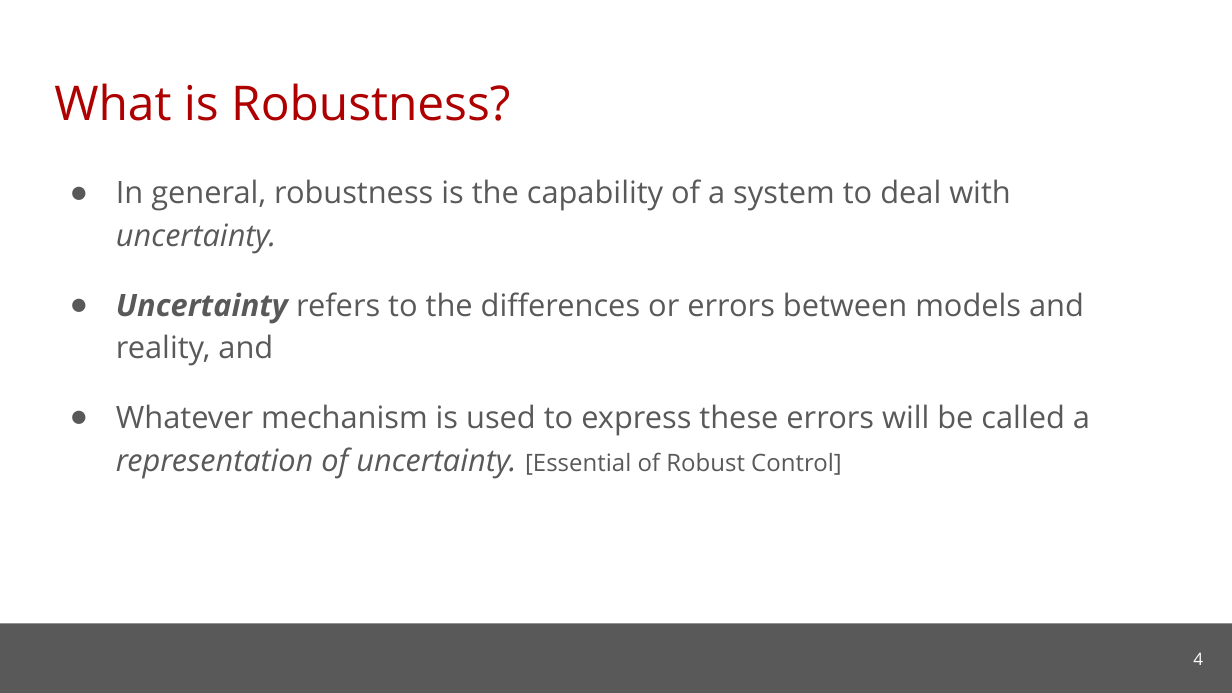
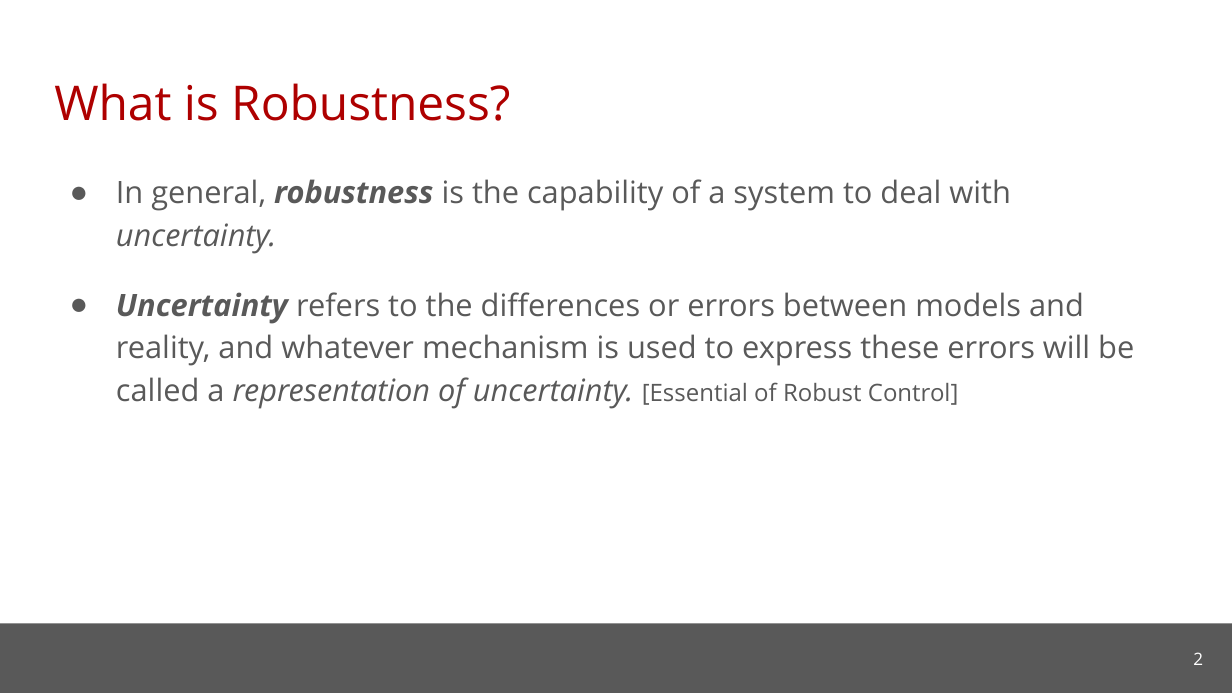
Before and after one commit to cmu-soda/Robustness, a slide deck: slide 2 of Robustness.pptx (slide 4 before the commit). Drawn at 1232x693 pixels with LibreOffice and Linux fonts; fonts in the diff are those of the drawing; background and template pictures are left out. Boxes give left, top, right and bottom in pixels: in the first picture for what was removed or moved away, otherwise in the second. Text is boxed around its words. In the diff, an @@ line names an element or a change of style, - is before the commit and + after.

```diff
--- a/Robustness.pptx
+++ b/Robustness.pptx
@@ text at (116,179,1010,254): bold on, italic on in "robustness" @@
@@ text at (116,292,1134,409): text changed @@
-● Uncertainty refers to the differences or errors between models and reality, and
-● Whatever mechanism is used to express these errors will be called a representation of uncertainty. [Essential of Robust Control]
+● Uncertainty refers to the differences or errors between models and reality, and whatever mechanism is used to express these errors will be called a representation of uncertainty. [Essential of Robust Control]
@@ page number at (1193,652,1203,665): text changed @@
-4
+2
```
Also in this commit, not shown: 3 other slides changed, 4 slides added, 3 slides removed, 1 other file.
